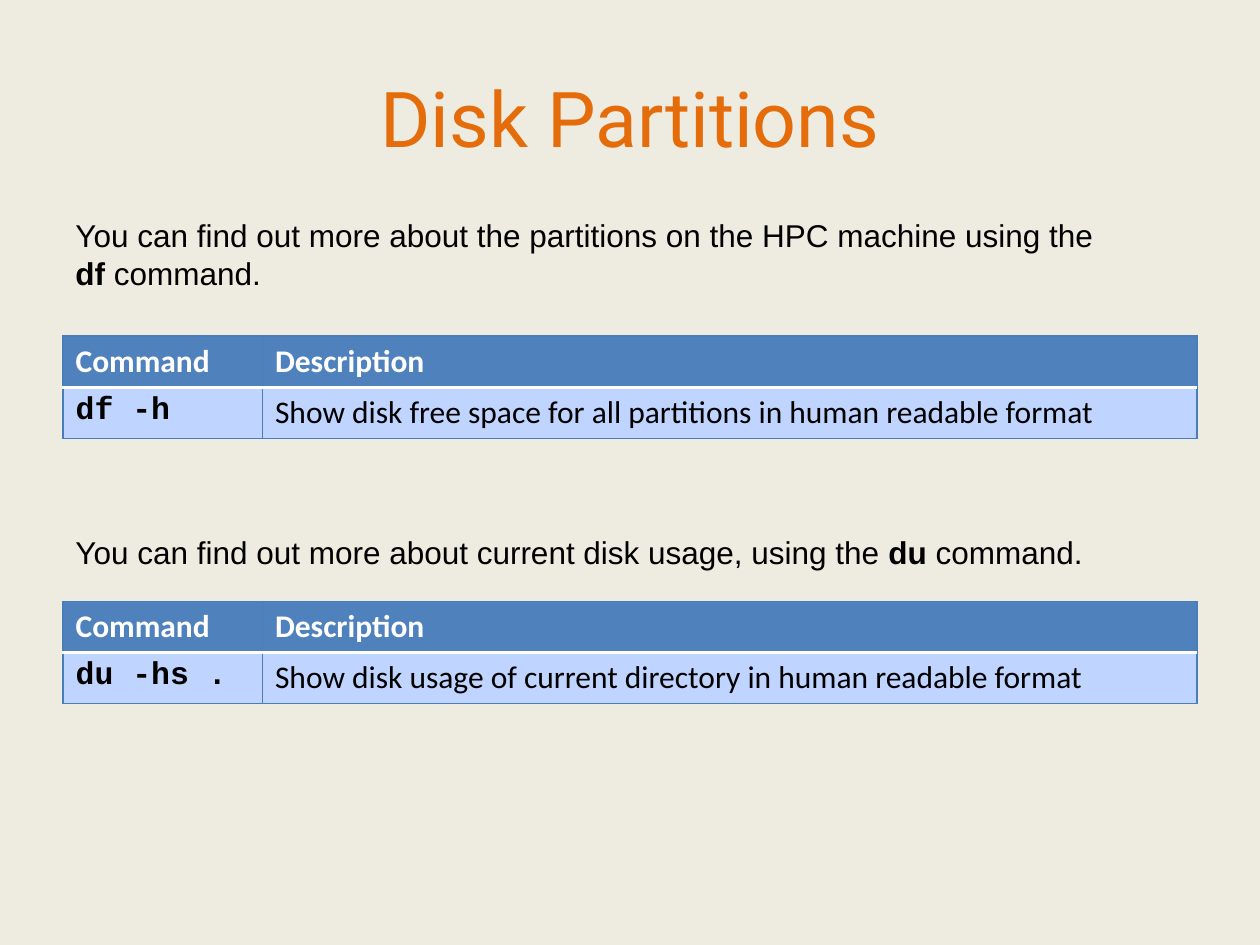
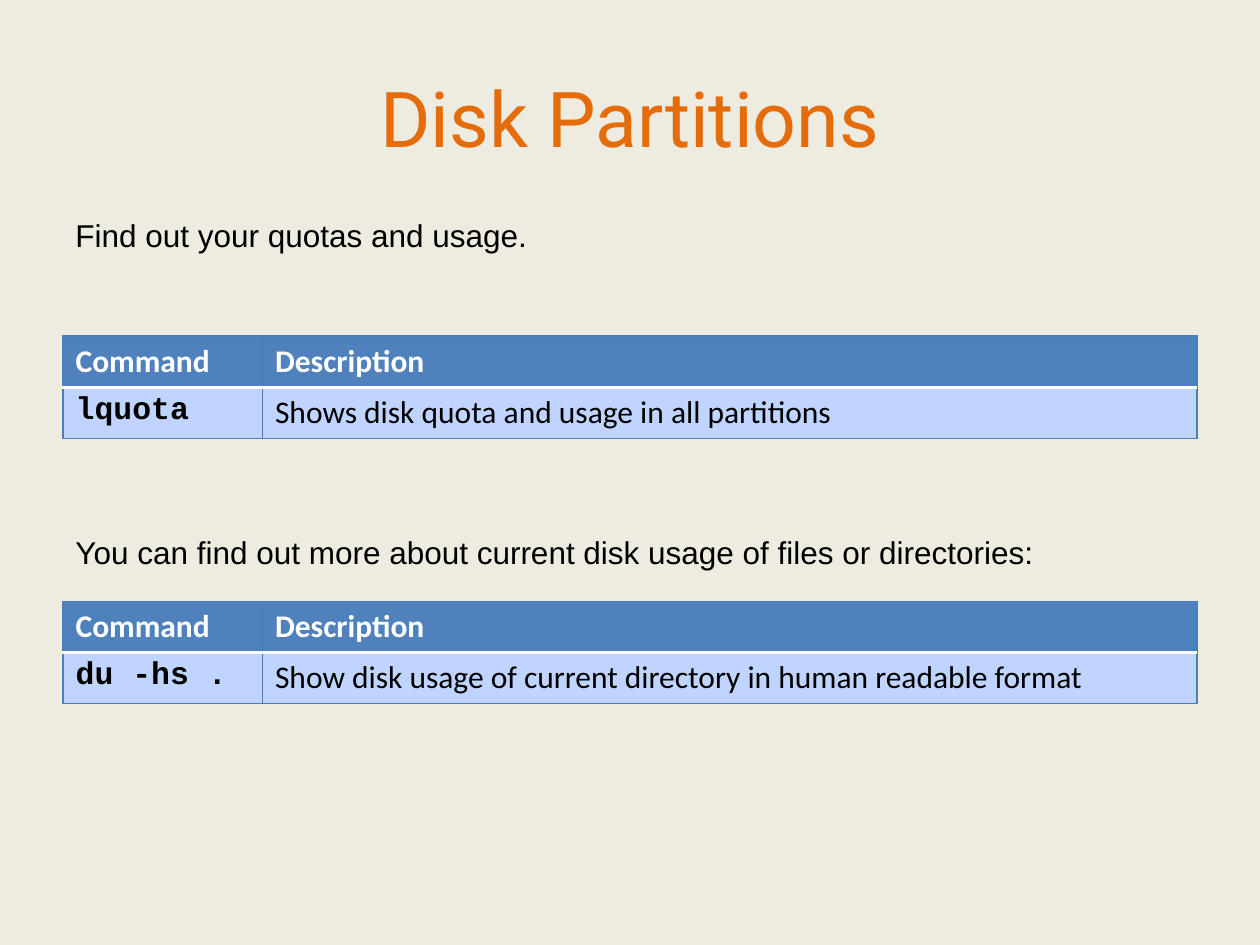
Before and after one commit to IntersectAustralia/TrainingMaterials, a slide deck: slide 31 of hpc1/03 HPC - Slides.pptx (slide 37 before the commit). Drawn at 1260x945 pixels with LibreOffice and Linux fonts; fonts in the diff are those of the drawing. Boxes give left, top, right and bottom in pixels: in the first picture for what was removed or moved away, otherwise in the second. Text is boxed around its words. In the diff, an @@ line names an element or a change of style, - is before the commit and + after.

```diff
--- a/hpc1/03 HPC - Slides.pptx
+++ b/hpc1/03 HPC - Slides.pptx
@@ text at box(75, 224, 527, 253): text changed @@
-You can find out more about the partitions on the HPC machine using the df command.
+Find out your quotas and usage.
@@ table at box(63, 336, 1197, 438) @@
-row 2, column 1: df -h
+row 2, column 1: lquota
-row 2, column 2: Show disk free space for all partitions in human readable format
+row 2, column 2: Shows disk quota and usage in all partitions
@@ fill none to #BFD4FE in row 2 @@
@@ borders changed @@
@@ text at box(75, 541, 1033, 570): text changed @@
-You can find out more about current disk usage, using the du command.
+You can find out more about current disk usage of files or directories:
```
Also in this commit, not shown: 22 other slides changed, 6 slides removed, 5 other files.
